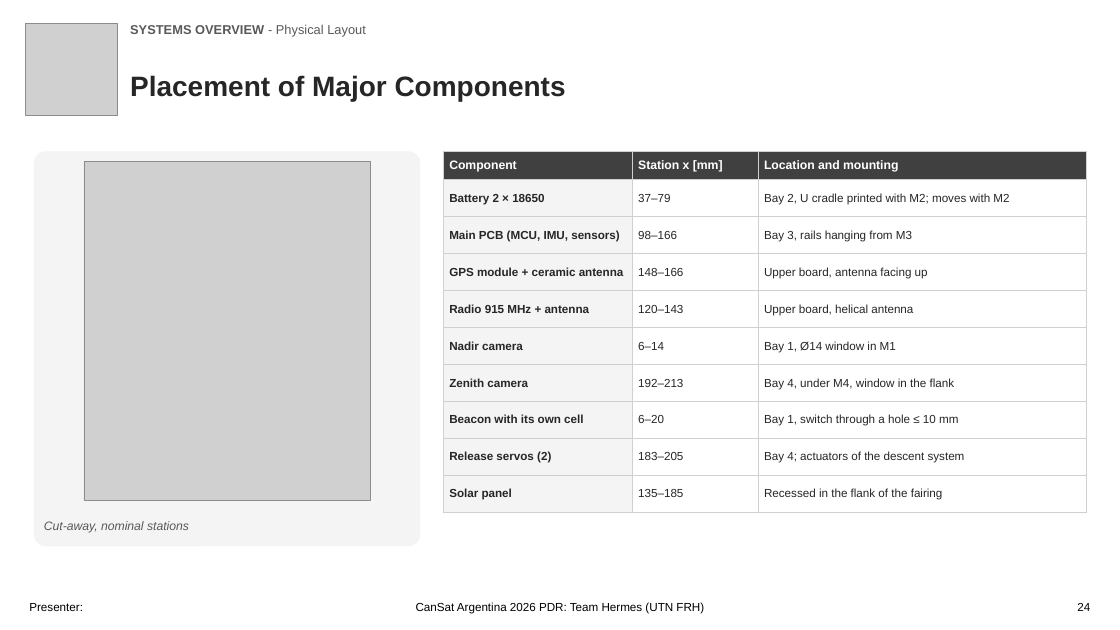
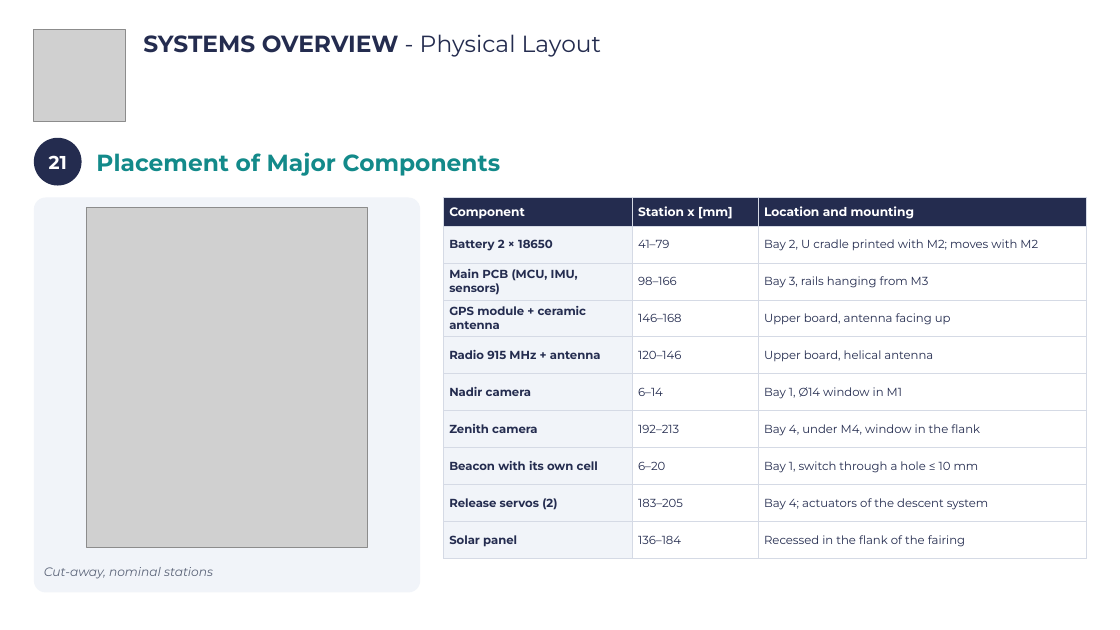
Before and after one commit to Caetano18/proyecto, a slide deck: slide 24 of cansat_pdr/laminas_plantilla/CanSat_PDR_Hermes_completo.pptx. Drawn at 1120x630 pixels with LibreOffice and Linux fonts; fonts in the diff are those of the drawing; grey boxes stand for pictures; background and template pictures are left out. Boxes give left, top, right and bottom in pixels: in the first picture for what was removed or moved away, otherwise in the second. Text is boxed around its words. In the diff, an @@ line names an element or a change of style, - is before the commit and + after.

```diff
--- a/cansat_pdr/laminas_plantilla/CanSat_PDR_Hermes_completo.pptx
+++ b/cansat_pdr/laminas_plantilla/CanSat_PDR_Hermes_completo.pptx
@@ picture: place and size @@
-picture at (25, 24, 118, 116)
+picture at (34, 29, 125, 121)
@@ text "SYSTEMS OVERVIEW - Physical Layout": place and size @@
-text "SYSTEMS OVERVIEW - Physical Layout" at (130, 24, 366, 37)
+text "SYSTEMS OVERVIEW - Physical Layout" at (143, 34, 602, 57)
@@ text "SYSTEMS OVERVIEW - Physical Layout" at (143, 34, 602, 57): size 11 to 20 pt, font Arial to Montserrat, text colour #595959 to #242C4F @@
@@ ellipse added at (34, 138, 82, 186), fill #242C4F, 16 pt, text #FFFFFF, bold @@
+21
@@ text "Placement of Major Components": place and size @@
-text "Placement of Major Components" at (130, 75, 566, 102)
+text "Placement of Major Components" at (96, 152, 501, 176)
@@ text "Placement of Major Components" at (96, 152, 501, 176): size 24 to 20 pt, font Arial to Montserrat, text colour #262626 to #138A8A @@
@@ 1 text, 1 table, 1 rounded rectangle: place and size @@
-1 text, 1 table, 1 rounded rectangle at (34, 151, 1086, 546)
+1 text, 1 table, 1 rounded rectangle at (34, 197, 1086, 592)
@@ rounded rectangle at (34, 197, 420, 592): fill #F4F4F4 to #F1F4F9 @@
@@ picture: place and size @@
-picture at (84, 161, 371, 501)
+picture at (87, 208, 367, 547)
@@ table at (444, 197, 1086, 559) @@
-row 2, column 2: 37–79
+row 2, column 2: 41–79
-row 4, column 2: 148–166
+row 4, column 2: 146–168
-row 5, column 2: 120–143
+row 5, column 2: 120–146
-row 10, column 2: 135–185
+row 10, column 2: 136–184
@@ fill #404040 to #242C4F in row 1 @@
@@ fill #F4F4F4 to #F1F4F9 in 9 cells @@
@@ font Arial to Montserrat @@
@@ text colour #262626 to #242C4F in "Battery 2 × 18650", "Bay 2, U cradle printed with M2; ...", "Main PCB (MCU, IMU, sensors)", "98–166" and 19 more places @@
@@ borders changed @@
@@ text "Cut-away, nominal stations" at (44, 567, 213, 579): font Arial to Montserrat, text colour #595959 to #5B6478 @@
@@ text removed at (29, 603, 83, 611) @@
-Presenter:
@@ text removed at (416, 602, 704, 614) @@
-CanSat Argentina 2026 PDR: Team Hermes (UTN FRH)
@@ text removed at (1077, 603, 1090, 611) @@
-24
```
Also in this commit, not shown: 105 other slides changed, 18 other files.
